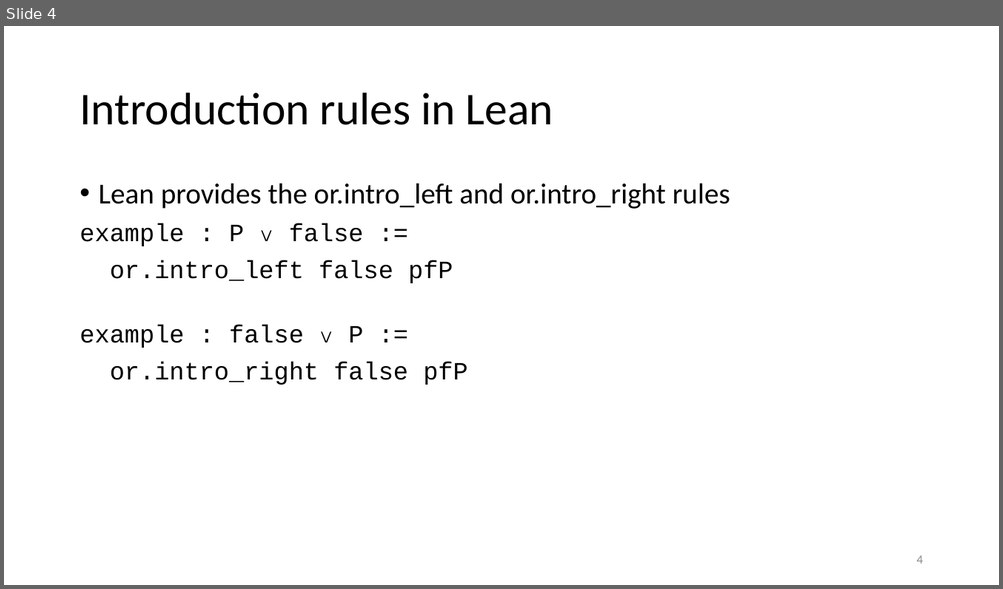
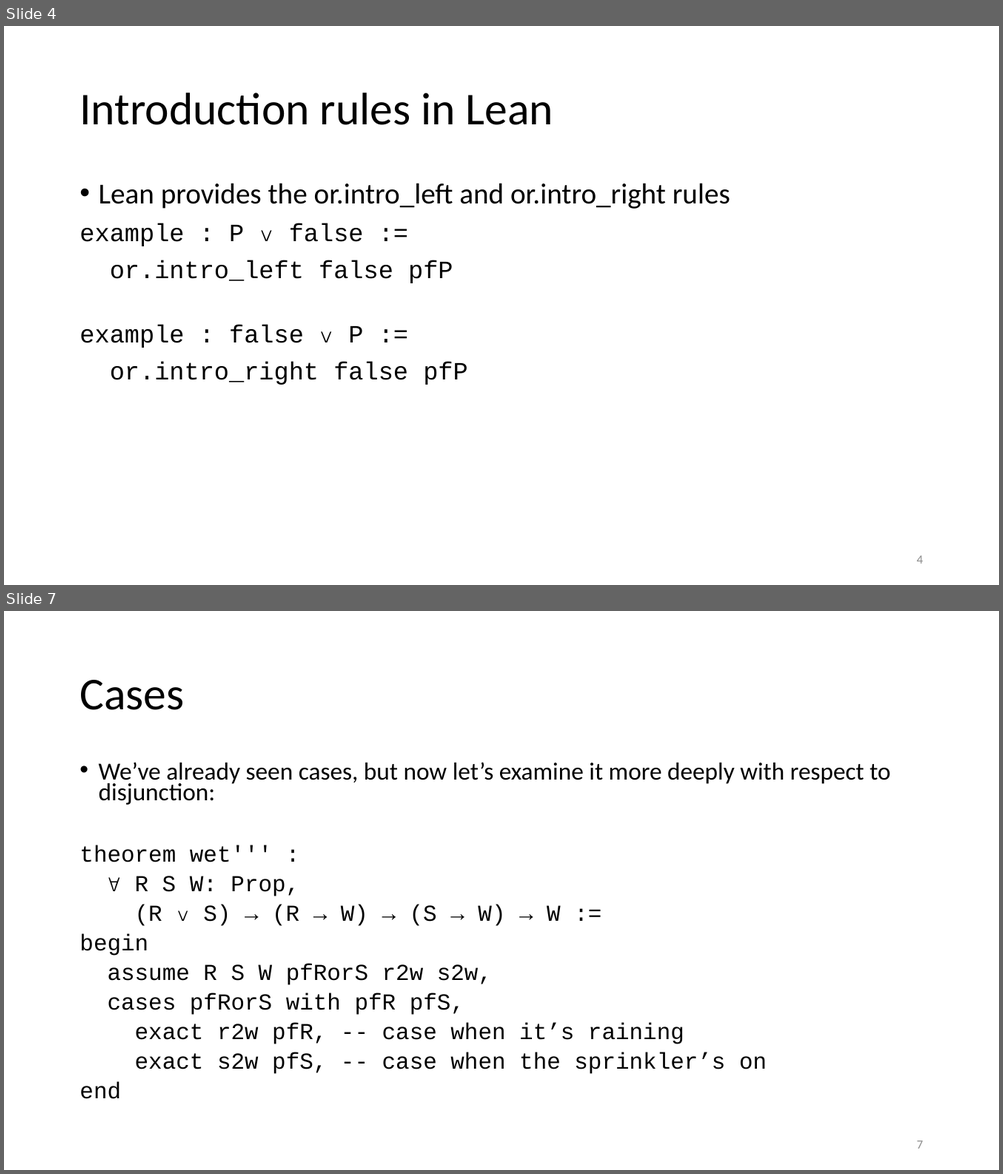
Before and after one commit to kevinsullivan/cs-dm, a slide deck: 09_Disjunction/Disjunction.pptx. Shown one above the other, each under a label of ours: slide 4 before the commit, slides 4 and 7 after it; the slides between them are not shown. The pictures are 1003x589 and 1003x1174 pixels, drawn with LibreOffice and Linux fonts; fonts in the diff are those of the drawing. Boxes give left, top, right and bottom in pixels: in the first picture for what was removed or moved away, otherwise in the second. Text is boxed around its words. In the diff, an @@ line names an element or a change of style, - is before the commit and + after.

Commit message:
Added slides for Disjunction

```diff
--- a/09_Disjunction/Disjunction.pptx
+++ b/09_Disjunction/Disjunction.pptx
@@ slide 7 added at box(4, 611, 999, 1170), background #FFFFFF @@
@@ title added at box(79, 680, 184, 710), 44 pt, text #000000 @@
+Cases
@@ text added at box(79, 762, 890, 1099), 22.1 pt, text #000000 @@
+• We’ve already seen cases, but now let’s examine it more deeply with respect to disjunction:
+theorem wet''' :
+∀ R S W: Prop,
+(R ∨ S) → (R → W) → (S → W) → W :=
+begin
+assume R S W pfRorS r2w s2w,
+cases pfRorS with pfR pfS,
+exact r2w pfR, -- case when it’s raining
+exact s2w pfS, -- case when the sprinkler’s on
+end
@@ page number added at box(916, 1141, 922, 1149), 12 pt, text #8C8C8C @@
+7
```
Also in this commit, not shown: 2 slides changed, 4 other slides added, 1 slide removed, 1 other file.
